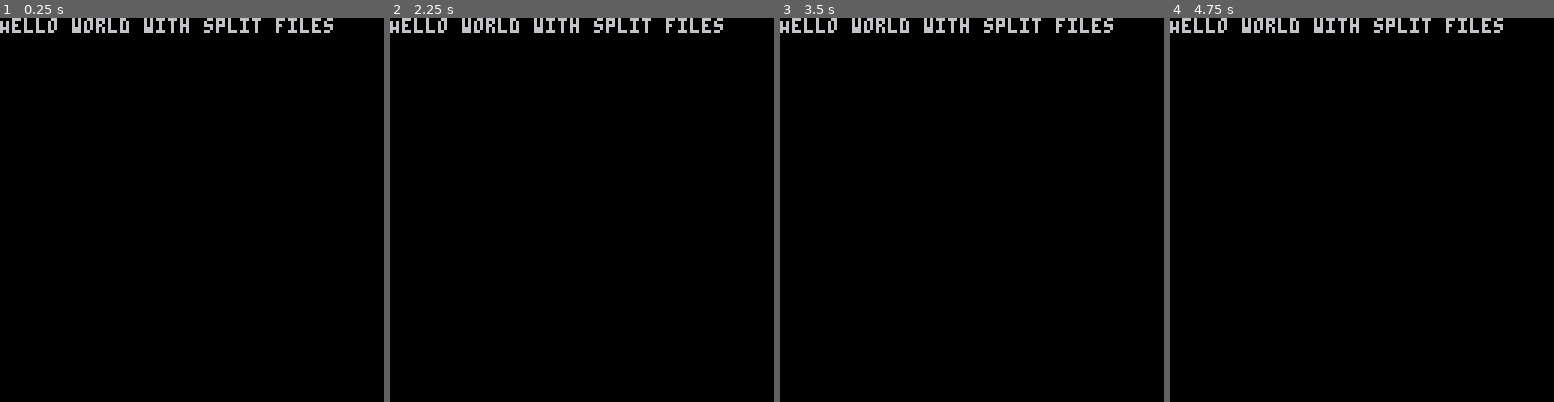
Above: before the commit, frames 1-4 (left to right).
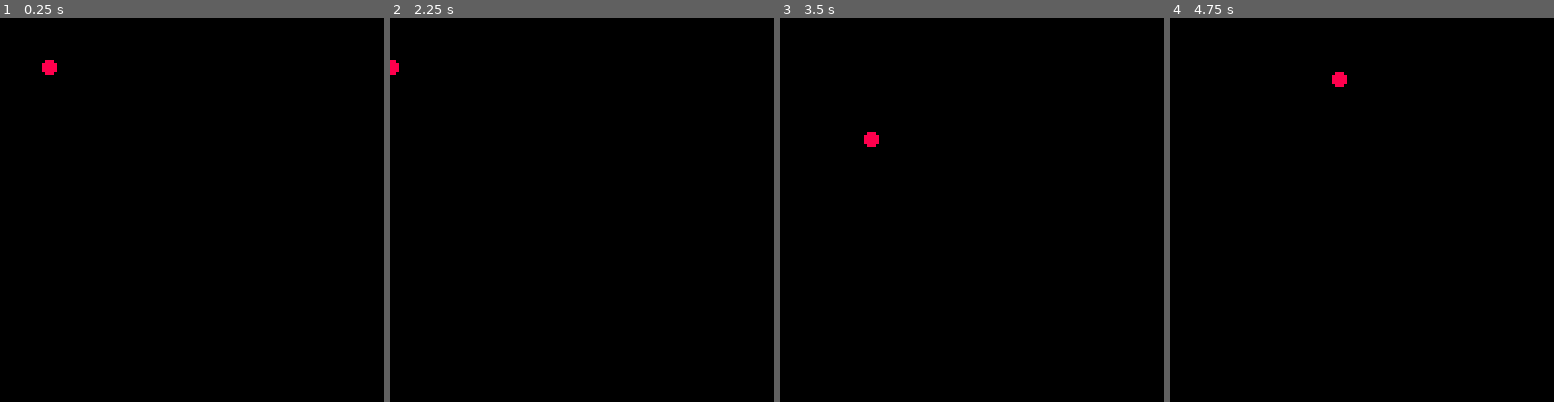
Above: after the commit, the same moments.

Repository: getJv/novice_summer_jam
Game: PICO-8 cartridge s_broken.p8
The game is run twice, just before and just after one commit, with the same random seed, the same clock (stepped at 60 frames per second) and the same inputs.
Inputs:
- Up to frame 1 (0.25 s): no input
- Up to frame 2 (2.25 s): hold Left from 1.97 s (still down)
- Up to frame 3 (3.5 s): release Left at 2.37 s; hold Down 2.42-2.82 s; hold Right from 2.87 s (still down)
- Up to frame 4 (4.75 s): release Right at 3.53 s; hold Up 3.58-4.08 s; hold Right 4.13-4.53 s; hold Down from 4.58 s (still down)

The runs differ from the first frame. In frame 1, 1.5% of the frame differs, in the area x 0-87%, y 0-15%; in frame 2, 1.4%; in frame 3, 1.5%; in frame 4, 1.5%.

Commit message:
feat: Add player controls w arrows

Diff:
--- a/main_scene.lua
+++ b/main_scene.lua
@@ -1,12 +1,48 @@
+player = {x=16, y=16, speed=2}
+
+function draw_player()
+    -- Draw a fancy player sprite hehe
+    circfill(player.x, player.y, 2, 8)
+end
+
+function handle_player_movement()
+    local new_x = player.x
+    local new_y = player.y
+
+    local dx, dy = 0, 0
+    -- get the direction based on the pressed button
+    if btn(0) then dx = -1 end  -- Left arrow
+    if btn(1) then dx = 1 end   -- Right arrow
+    if btn(2) then dy = -1 end  -- Up Arrow
+    if btn(3) then dy = 1 end   -- Down Arrow
+
+  -- Update the new position and increasing or decreasing the x,y player pos
+    if dx != 0 or dy != 0 then
+        new_x = player.x + (dx * player.speed)
+        new_y = player.y + (dy * player.speed)
+    end
+
+    -- set the new positon in the array im using at the draw pos
+    player.x = new_x
+    player.y = new_y
+
+end
+
+
 
 function main_scene_init()
     _update = main_scene_update
     _draw = main_scene_draw
+    -- Set initial pos for the player
+    player.x = 16
+    player.y = 16
+
 end
 function main_scene_update()
-
+    handle_player_movement()
 end
 function main_scene_draw()
     cls()
-    print("Hello world with split files")
+    draw_player()
+
 end
